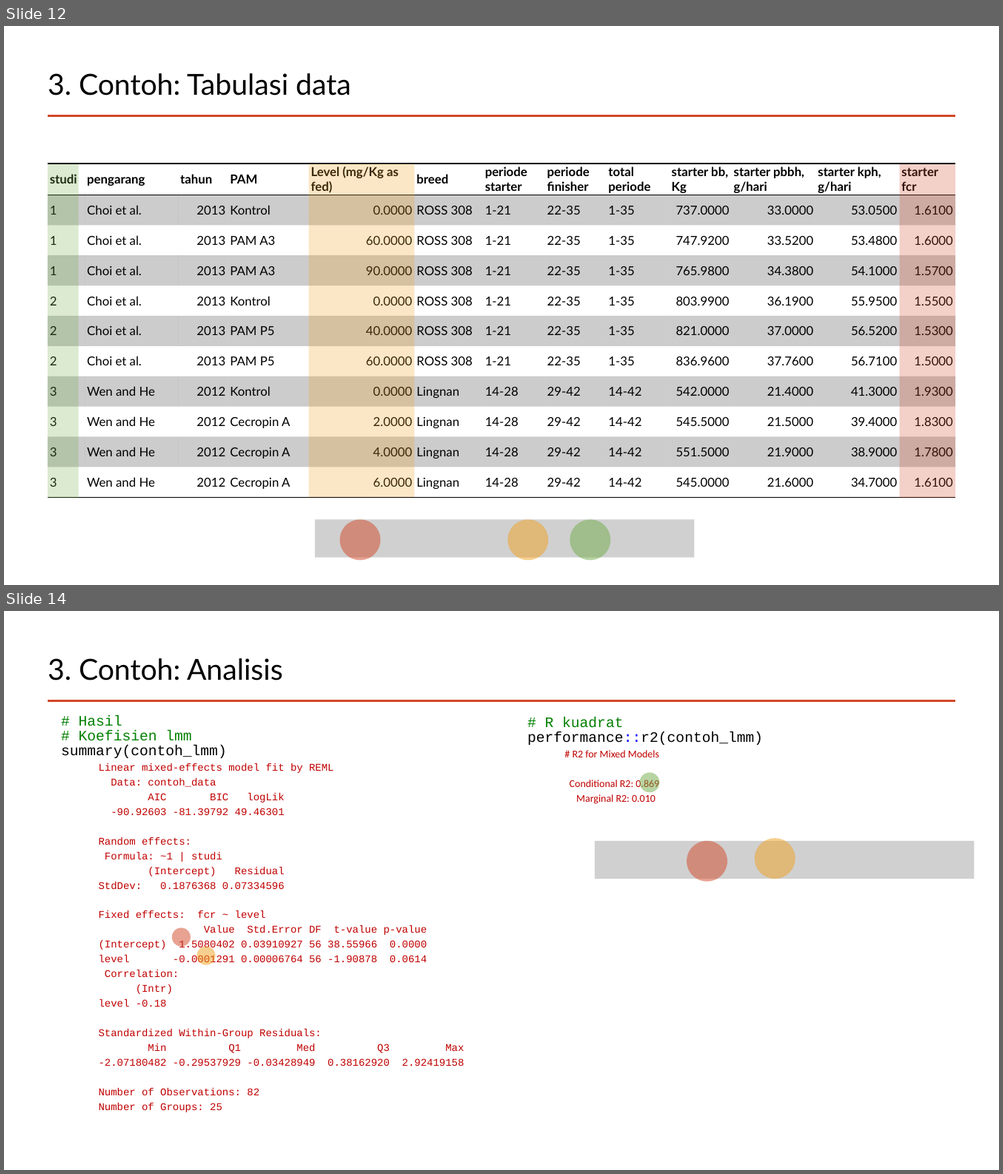
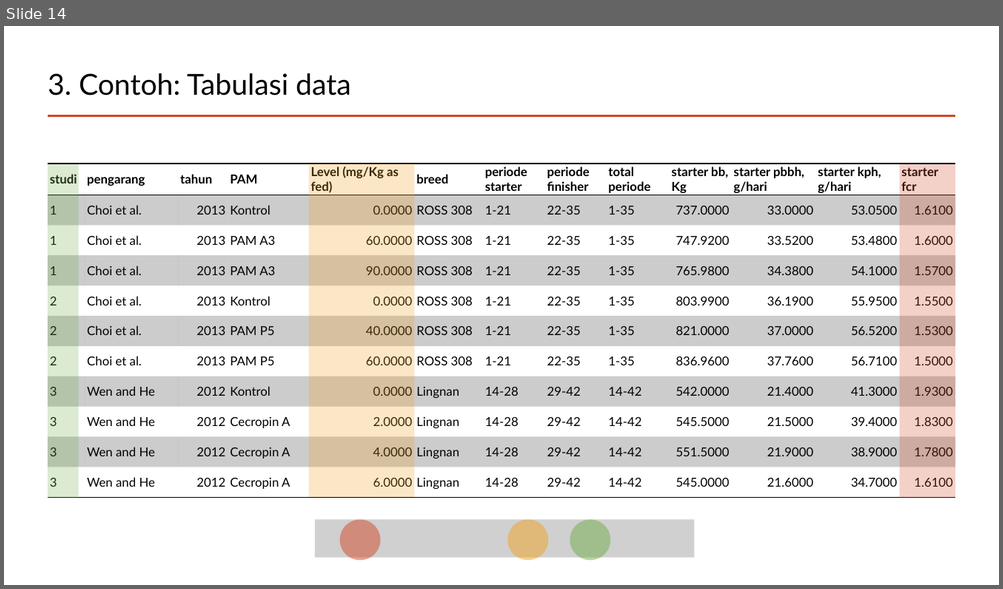
Before and after one commit to mohammad-miftakhus-sholikin/pelatihan-2020-metal, a slide deck: ch3_reference/2022__pendampingan/Presentation_2022__Sholikin_M1.pptx. Shown one above the other, each under a label of ours: slides 12 and 14 before the commit, slide 14 after it; the slides between them are not shown. The pictures are 1003x1174 and 1003x589 pixels, drawn with LibreOffice and Linux fonts; fonts in the diff are those of the drawing; grey boxes stand for pictures. Boxes give left, top, right and bottom in pixels: in the first picture for what was removed or moved away, otherwise in the second. Text is boxed around its words. In the diff, an @@ line names an element or a change of style, - is before the commit and + after.

```diff
--- a/ch3_reference/2022__pendampingan/Presentation_2022__Sholikin_M1.pptx
+++ b/ch3_reference/2022__pendampingan/Presentation_2022__Sholikin_M1.pptx
@@ slide 14 removed at box(4, 611, 999, 1170), background #FFFFFF; not listed: 1 template element that a slide beside it also shows @@
@@ title removed at box(48, 658, 283, 681) @@
-3. Contoh: Analisis
@@ text removed at box(61, 715, 427, 1113) @@
-# Hasil
-# Koefisien lmm
-summary(contoh_lmm)
-  Linear mixed-effects model fit by REML
-  Data: contoh_data
-  AIC BIC logLik
-  -90.92603 -81.39792 49.46301
-  Random effects:
-  Formula: ~1 | studi
-  (Intercept) Residual
-  StdDev: 0.1876368 0.07334596
-  Fixed effects: fcr ~ level
-  Value Std.Error DF t-value p-value
-  (Intercept) 1.5080402 0.03910927 56 38.55966 0.0000
-  level -0.0001291 0.00006764 56 -1.90878 0.0614
-  Correlation:
-  (Intr)
-  level -0.18
-  Standardized Within-Group Residuals:
-  Min Q1 Med Q3 Max
-  -2.07180482 -0.29537929 -0.03428949 0.38162920 2.92419158
-  Number of Observations: 82
-  Number of Groups: 25
@@ text removed at box(527, 717, 762, 804) @@
-# R kuadrat
-performance::r2(contoh_lmm)
-  # R2 for Mixed Models
-  Conditional R2: 0.869
-  Marginal R2: 0.010
@@ ellipse removed at box(640, 773, 660, 793) @@
@@ picture removed at box(595, 841, 974, 879) @@
@@ ellipse removed at box(687, 841, 727, 881) @@
@@ ellipse removed at box(754, 839, 795, 879) @@
@@ ellipse removed at box(172, 928, 190, 947) @@
@@ ellipse removed at box(196, 947, 215, 965) @@
@@ what was slide 12 is now slide 14 @@
```
Also in this commit, not shown: 5 slides changed, 4 slides added, 7 other slides removed, 10 other files.
